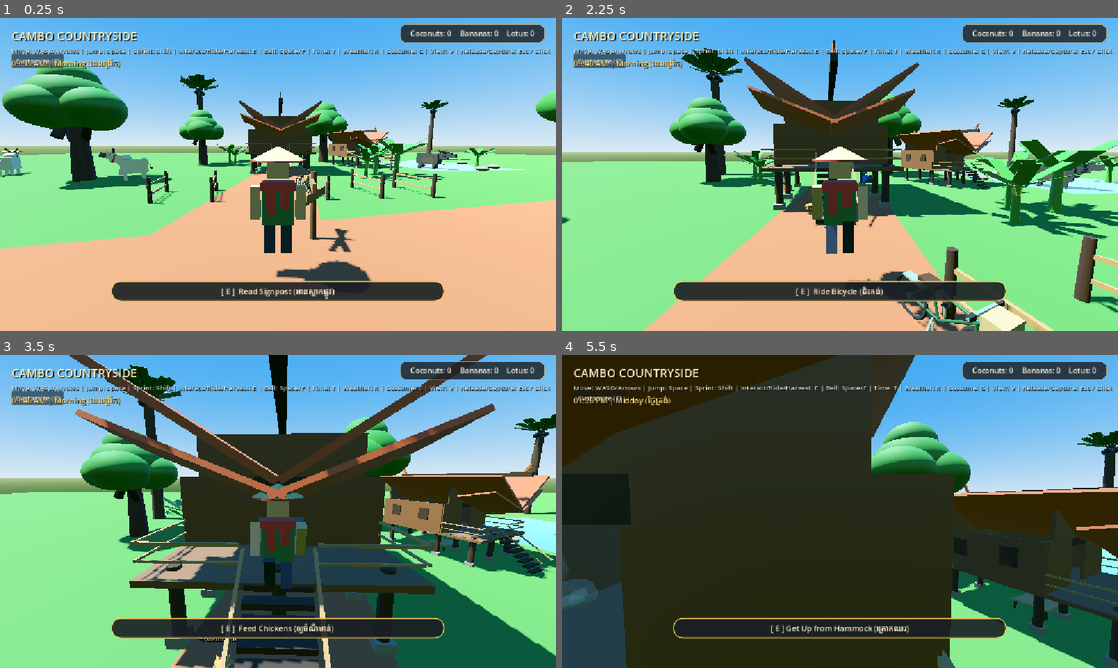
Above: before the commit, frames 1-4 (two rows, left to right).
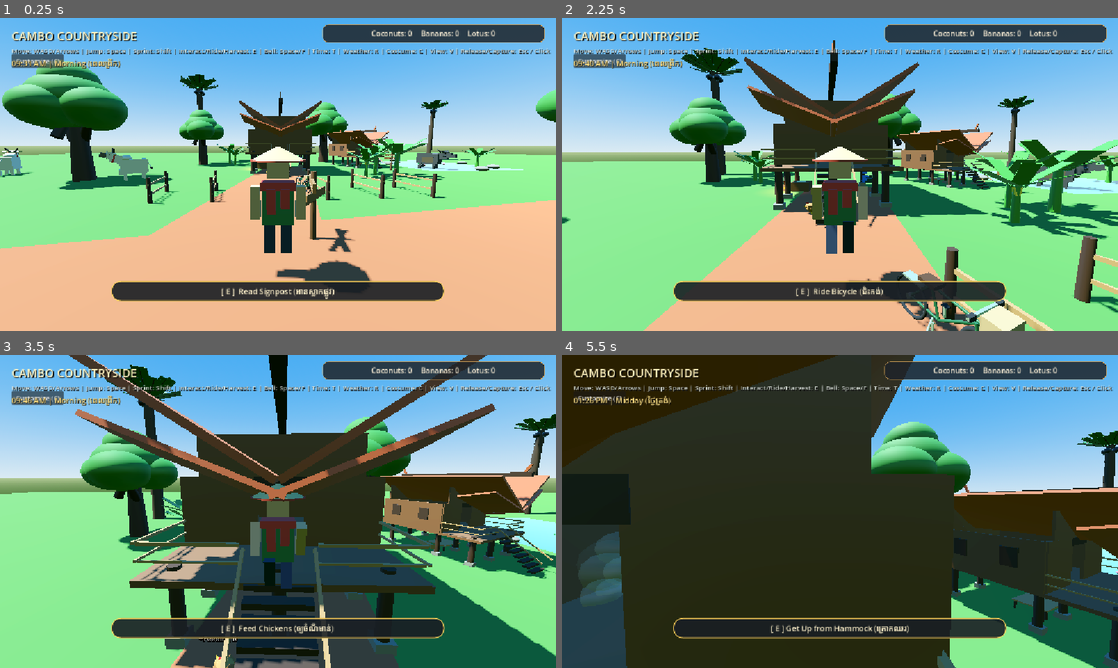
Above: after the commit, the same moments.

Repository: sreylinpo4-oss/cambo-countryside
Game: Godot game, scene res://Main.tscn
The game is run twice, just before and just after one commit, with the same random seed, the same clock (stepped at 60 frames per second) and the same inputs.
Inputs (mouse positions are in pixels of both pictures, inside the frame that each line leads up to):
- Up to frame 1 (0.25 s): no input
- Up to frame 2 (2.25 s): tap Enter (ui_accept) at 0.5, 0.77, 1.07, 1.52, 1.55, 1.82 s; move the mouse to (867, 174) at 0.52 s; hold Space 0.53-1.28 s; hold Up (ui_up) from 0.53 s (still down); click (867, 174) at 0.67 s; tap E at 0.8, 1.35 s; move the mouse to (812, 174) at 1.27 s; click (812, 174) at 1.42 s; move the mouse to (851, 168) at 2.02 s; hold Enter (ui_accept) from 2.03 s (still down); click (851, 168) at 2.17 s
- Up to frame 3 (3.5 s): keep holding Up (ui_up); tap Space at 2.3, 2.85 s; move the mouse to (272, 517) at 2.77 s; release Enter (ui_accept) at 2.78 s; click (272, 517) at 2.92 s; tap Enter (ui_accept) at 3.02, 3.32 s; tap E at 3.05 s
- Up to frame 4 (5.5 s): move the mouse to (878, 514) at 3.52 s; hold Enter (ui_accept) 3.53-4.25 s; tap E at 3.6, 5.3 s; click (878, 514) at 3.67 s; tap Escape (ui_cancel) at 4.15 s; release Up (ui_up) at 4.25 s; drag from (673, 464) to (756, 433) at 4.27 s; move the mouse to (845, 511) at 5.02 s; hold Up (ui_up) from 5.03 s (still down); tap T at 5.1 s; click (845, 511) at 5.17 s

The runs differ from the first frame. In frame 1, 1.2% of the frame differs, in the area x 43-98%, y 2-49%; in frame 2, 1.3%; in frame 3, 1.1%; in frame 4, 2.2%, in the area x 0-98%, y 2-81%.

Commit message:
Step 3: Add Traditional Clay Stove Cooking Station with Chek Ang, Kralan, Lotus Tea, sizzle SFX, and food buffs

Diff:
--- a/main.gd
+++ b/main.gd
@@ -12,6 +12,7 @@
 const CountrysideSmokeFX = preload("res://scripts/smoke_fx.gd")
 const CountrysideSignpost = preload("res://scripts/signpost.gd")
 const WeatherSystem = preload("res://scripts/weather_system.gd")
+const CountrysideCookingStation = preload("res://scripts/cooking_station.gd")
 
 # Cambo Countryside - Main World Controller
 var day_night: DayNightCycle
@@ -35,7 +36,7 @@
 	_spawn_chickens()
 	_spawn_harvestables()
 	_spawn_fireflies()
-	_spawn_smoke_fx()
+	_spawn_cooking_station()
 	_spawn_signposts()
 
 	# 4. Enhance HUD with Time Display & Key Guides
@@ -250,44 +251,13 @@
 	add_child(ff4)
 
 
-func _spawn_smoke_fx() -> void:
-	# Clay stove cooking hearth near the stilt house
-	var hearth = Node3D.new()
-	hearth.name = "VillageCookingHearth"
-	hearth.position = Vector3(-21.8, 0.05, 8.2)
-	add_child(hearth)
-
-	# Clay stove base mesh
-	var stove_mesh := CylinderMesh.new()
-	stove_mesh.top_radius = 0.32
-	stove_mesh.bottom_radius = 0.36
-	stove_mesh.height = 0.42
-	var stove_inst := MeshInstance3D.new()
-	stove_inst.mesh = stove_mesh
-	stove_inst.position.y = 0.21
-	var stove_mat := StandardMaterial3D.new()
-	stove_mat.albedo_color = Color(0.68, 0.42, 0.28) # Terracotta clay
-	stove_mat.roughness = 0.92
-	stove_inst.material_override = stove_mat
-	hearth.add_child(stove_inst)
-
-	# Clay cooking pot on top
-	var pot_mesh := CylinderMesh.new()
-	pot_mesh.top_radius = 0.26
-	pot_mesh.bottom_radius = 0.22
-	pot_mesh.height = 0.28
-	var pot_inst := MeshInstance3D.new()
-	pot_inst.mesh = pot_mesh
-	pot_inst.position.y = 0.52
-	var pot_mat := StandardMaterial3D.new()
-	pot_mat.albedo_color = Color(0.22, 0.20, 0.18) # Soot blackened clay pot
-	pot_inst.material_override = pot_mat
-	hearth.add_child(pot_inst)
-
-	# Smoke FX rising from the pot
-	var smoke = CountrysideSmokeFX.new()
-	smoke.position = Vector3(0, 0.65, 0)
-	hearth.add_child(smoke)
+func _spawn_cooking_station() -> void:
+	# Traditional clay stove cooking station with prep table & smoke under stilt house
+	var station = CountrysideCookingStation.new()
+	station.name = "VillageCookingStation"
+	station.position = Vector3(-21.8, 0.05, 8.2)
+	station.rotation_degrees.y = 75.0
+	add_child(station)
 
 
 func _spawn_signposts() -> void:
--- a/player.gd
+++ b/player.gd
@@ -110,6 +110,14 @@
 var lbl_coconuts: Label
 var lbl_bananas: Label
 var lbl_lotus: Label
+
+# Active Food Buffs & Cooking State
+var is_cooking: bool = false
+var speed_buff_timer: float = 0.0
+var speed_buff_mult: float = 1.0
+var jump_buff_timer: float = 0.0
+var jump_buff_mult: float = 1.0
+var buff_label: Label
 
 # Footstep Audio Timer
 var footstep_timer: float = 0.0
@@ -642,7 +650,7 @@
 func _input(event: InputEvent) -> void:
 	# Clicking anywhere in the window while in exploration mode captures the mouse
 	if event is InputEventMouseButton and event.pressed:
-		if not is_customizing and Input.mouse_mode != Input.MOUSE_MODE_CAPTURED:
+		if not is_customizing and not is_cooking and Input.mouse_mode != Input.MOUSE_MODE_CAPTURED:
 			# If user clicked on the QuickCustomizeButton, let the button handle it
 			if custom_ui != null:
 				var hud_btn = custom_ui.get_node_or_null("QuickCustomizeButton") as Button
@@ -652,10 +660,18 @@
 
 
 func _unhandled_input(event: InputEvent) -> void:
-	# UI cancel (Escape key): close customization or release mouse
+	# UI cancel (Escape key): close customization, close cooking, or release mouse
 	if event.is_action_pressed("ui_cancel"):
 		if is_customizing:
 			toggle_customization()
+			return
+		elif is_cooking:
+			var stations = get_tree().get_nodes_in_group("cooking_stations")
+			for st in stations:
+				if st.has_method("_close_cooking_menu"):
+					st._close_cooking_menu()
+			is_cooking = false
+			capture_mouse()
 			return
 		else:
 			release_mouse()
@@ -724,10 +740,31 @@
 
 
 func _physics_process(delta: float) -> void:
-	# When customizing, freeze movement
-	if is_customizing:
+	# When customizing or cooking, freeze movement
+	if is_customizing or is_cooking:
 		velocity = Vector3.ZERO
 		return
+
+	# Handle active food buffs
+	var active_buff_strings = []
+	if speed_buff_timer > 0.0:
+		speed_buff_timer -= delta
+		active_buff_strings.append("Speed +" + str(int((speed_buff_mult - 1.0) * 100)) + "% (" + str(int(speed_buff_timer)) + "s)")
+	else:
+		speed_buff_mult = 1.0
+
+	if jump_buff_timer > 0.0:
+		jump_buff_timer -= delta
+		active_buff_strings.append("Jump +" + str(int((jump_buff_mult - 1.0) * 100)) + "% (" + str(int(jump_buff_timer)) + "s)")
+	else:
+		jump_buff_mult = 1.0
+
+	if buff_label:
+		if active_buff_strings.size() > 0:
+			buff_label.text = "Buff: " + " | ".join(active_buff_strings)
+			buff_label.visible = true
+		else:
+			buff_label.visible = false
 
 	# 1. MOUNTED ON VEHICLE OR IN HAMMOCK
 	if current_vehicle != null and is_instance_valid(current_vehicle):
@@ -772,13 +809,13 @@
 			velocity.y = 0
 		# Jump (Spacebar)
 		if Input.is_action_just_pressed("ui_accept") or Input.is_key_pressed(KEY_SPACE):
-			velocity.y = jump_velocity
+			velocity.y = jump_velocity * jump_buff_mult
 
 	# Sprint (Shift)
-	var current_speed = move_speed
+	var current_speed = move_speed * speed_buff_mult
 	var is_sprinting = Input.is_key_pressed(KEY_SHIFT)
 	if is_sprinting:
-		current_speed = sprint_speed
+		current_speed = sprint_speed * speed_buff_mult
 
 	# Input movement (WASD + Arrows)
 	var input_x: float = 0.0
@@ -891,7 +928,7 @@
 	inv_panel.add_theme_stylebox_override("panel", style)
 
 	inv_panel.set_anchors_preset(Control.PRESET_TOP_RIGHT)
-	inv_panel.anchor_left = 0.72
+	inv_panel.anchor_left = 0.58
 	inv_panel.anchor_right = 0.98
 	inv_panel.anchor_top = 0.02
 	inv_panel.anchor_bottom = 0.075
@@ -923,6 +960,19 @@
 	lbl_lotus.add_theme_color_override("font_color", Color(1.0, 0.95, 0.85))
 	hbox.add_child(lbl_lotus)
 
+	# Active Buff Display Badge
+	buff_label = Label.new()
+	buff_label.name = "BuffStatus"
+	buff_label.mouse_filter = Control.MOUSE_FILTER_IGNORE
+	buff_label.text = ""
+	buff_label.visible = false
+	buff_label.add_theme_font_size_override("font_size", 14)
+	buff_label.add_theme_color_override("font_color", Color(0.72, 1.0, 0.55))
+	buff_label.add_theme_color_override("font_shadow_color", Color(0, 0, 0, 0.85))
+	buff_label.add_theme_constant_override("shadow_offset_x", 1)
+	buff_label.add_theme_constant_override("shadow_offset_y", 1)
+	hbox.add_child(buff_label)
+
 	custom_ui.add_child(inv_panel)
 
 
@@ -930,6 +980,55 @@
 	if inventory.has(item):
 		inventory[item] += amount
 		update_inventory_ui()
+
+
+func has_item(item: String, amount: int = 1) -> bool:
+	return inventory.has(item) and inventory[item] >= amount
+
+
+func remove_inventory(item: String, amount: int = 1) -> bool:
+	if has_item(item, amount):
+		inventory[item] -= amount
+		update_inventory_ui()
+		return true
+	return false
+
+
+func apply_food_buff(buff_name: String, duration: float, mult: float, desc: String) -> void:
+	if buff_name == "speed":
+		speed_buff_mult = mult
+		speed_buff_timer = duration
+	elif buff_name == "jump":
+		jump_buff_mult = mult
+		jump_buff_timer = duration
+	elif buff_name == "serenity":
+		speed_buff_mult = 1.30
+		jump_buff_mult = 1.30
+		speed_buff_timer = duration
+		jump_buff_timer = duration
+
+	AudioSynth.play("eat", 2.0)
+
+	if custom_ui:
+		var banner = Label.new()
+		banner.text = desc
+		banner.horizontal_alignment = HORIZONTAL_ALIGNMENT_CENTER
+		banner.add_theme_font_size_override("font_size", 18)
+		banner.add_theme_color_override("font_color", Color(1.0, 0.95, 0.6))
+		banner.add_theme_color_override("font_shadow_color", Color(0, 0, 0, 0.85))
+		banner.add_theme_constant_override("shadow_offset_x", 1)
+		banner.add_theme_constant_override("shadow_offset_y", 1)
+		banner.mouse_filter = Control.MOUSE_FILTER_IGNORE
+		banner.set_anchors_preset(Control.PRESET_CENTER_TOP)
+		banner.anchor_left = 0.2
+		banner.anchor_right = 0.8
+		banner.anchor_top = 0.16
+		custom_ui.add_child(banner)
+
+		var tw = custom_ui.create_tween()
+		tw.tween_interval(3.2)
+		tw.tween_property(banner, "modulate:a", 0.0, 1.0)
+		tw.tween_callback(banner.queue_free)
 
 
 func update_inventory_ui() -> void:
--- a/scripts/audio_synth.gd
+++ b/scripts/audio_synth.gd
@@ -28,6 +28,8 @@
 	sound_cache["pagoda_bell"] = _synth_pagoda_bell()
 	sound_cache["rain"] = _synth_rain()
 	sound_cache["thunder"] = _synth_thunder()
+	sound_cache["sizzle"] = _synth_sizzle()
+	sound_cache["eat"] = _synth_eat()
 
 	# Create pool of AudioStreamPlayers
 	for i in range(8):
@@ -489,3 +491,62 @@
 	var wav = _build_wav(total_samples)
 	wav.data = data
 	return wav
+
+
+static func _synth_sizzle() -> AudioStreamWAV:
+	# Sizzling hot charcoal / pan sound
+	var duration = 1.3
+	var total_samples = int(MIX_RATE * duration)
+	var data = PackedByteArray()
+	data.resize(total_samples * 2)
+
+	var last_val = 0.0
+	for i in range(total_samples):
+		var t = float(i) / MIX_RATE
+		var env = sin(PI * (t / duration))
+		var white = randf_range(-1.0, 1.0)
+		var high = white - last_val
+		last_val = white
+
+		var pop = 0.0
+		if (i % 220) == 0 and randf() > 0.4:
+			pop = randf_range(-0.7, 0.7)
+
+		var val = clampf((high * 0.45 + pop * 0.55) * env, -1.0, 1.0)
+		var ival = clampi(int(val * 28000.0), -32768, 32767)
+		var uval = ival if ival >= 0 else ival + 65536
+		data[i * 2] = uval & 0xFF
+		data[i * 2 + 1] = (uval >> 8) & 0xFF
+
+	var wav = _build_wav(total_samples)
+	wav.data = data
+	return wav
+
+
+static func _synth_eat() -> AudioStreamWAV:
+	# Crisp bite and munch sound
+	var duration = 0.65
+	var total_samples = int(MIX_RATE * duration)
+	var data = PackedByteArray()
+	data.resize(total_samples * 2)
+
+	for i in range(total_samples):
+		var t = float(i) / MIX_RATE
+		var val = 0.0
+		if t < 0.28:
+			var env = exp(-t * 22.0)
+			val += randf_range(-0.7, 0.7) * env
+		if t >= 0.22 and t < 0.55:
+			var t2 = t - 0.22
+			var env2 = exp(-t2 * 20.0)
+			val += randf_range(-0.6, 0.6) * env2
+
+		val = clampf(val * 0.75, -1.0, 1.0)
+		var ival = clampi(int(val * 30000.0), -32768, 32767)
+		var uval = ival if ival >= 0 else ival + 65536
+		data[i * 2] = uval & 0xFF
+		data[i * 2 + 1] = (uval >> 8) & 0xFF
+
+	var wav = _build_wav(total_samples)
+	wav.data = data
+	return wav
--- /dev/null
+++ b/scripts/cooking_station.gd
@@ -0,0 +1,318 @@
+extends StaticBody3D
+class_name CountrysideCookingStation
+
+const AudioSynth = preload("res://scripts/audio_synth.gd")
+const CountrysideSmokeFX = preload("res://scripts/smoke_fx.gd")
+
+var is_interactable: bool = true
+var interact_prompt: String = "Cook at Clay Stove (ធ្វើម្ហូបនៅចង្ក្រាន)"
+
+var current_player: Node = null
+var cooking_ui: CanvasLayer = null
+var cooking_panel: PanelContainer = null
+var ingredients_label: Label = null
+var btn_chek_ang: Button = null
+var btn_kralan: Button = null
+var btn_lotus_tea: Button = null
+
+func _ready() -> void:
+	add_to_group("interactables")
+	_build_station_mesh()
+
+
+func _build_station_mesh() -> void:
+	# 1. Terracotta Clay Stove (Chhangkran)
+	var stove_mesh := CylinderMesh.new()
+	stove_mesh.top_radius = 0.36
+	stove_mesh.bottom_radius = 0.40
+	stove_mesh.height = 0.45
+	var stove := MeshInstance3D.new()
+	stove.mesh = stove_mesh
+	stove.position = Vector3(0, 0.22, 0)
+	var stove_mat := StandardMaterial3D.new()
+	stove_mat.albedo_color = Color(0.72, 0.45, 0.30) # Terracotta clay
+	stove_mat.roughness = 0.94
+	stove.material_override = stove_mat
+	add_child(stove)
+
+	# Charcoal opening / mouth in stove
+	var opening_mesh := BoxMesh.new()
+	opening_mesh.size = Vector3(0.24, 0.20, 0.24)
+	var opening := MeshInstance3D.new()
+	opening.mesh = opening_mesh
+	opening.position = Vector3(0, 0.18, 0.26)
+	var charcoal_mat := StandardMaterial3D.new()
+	charcoal_mat.albedo_color = Color(0.12, 0.10, 0.08)
+	charcoal_mat.emission_enabled = true
+	charcoal_mat.emission = Color(0.95, 0.40, 0.10) # Glowing charcoal embers
+	charcoal_mat.emission_energy_multiplier = 1.8
+	opening.material_override = charcoal_mat
+	add_child(opening)
+
+	# Charcoal ember light
+	var ember_light := OmniLight3D.new()
+	ember_light.light_color = Color(1.0, 0.55, 0.2)
+	ember_light.light_energy = 0.9
+	ember_light.omni_range = 2.5
+	ember_light.position = Vector3(0, 0.25, 0.3)
+	add_child(ember_light)
+
+	# Clay cooking pot on top
+	var pot_mesh := CylinderMesh.new()
+	pot_mesh.top_radius = 0.30
+	pot_mesh.bottom_radius = 0.24
+	pot_mesh.height = 0.32
+	var pot := MeshInstance3D.new()
+	pot.mesh = pot_mesh
+	pot.position = Vector3(0, 0.56, 0)
+	var pot_mat := StandardMaterial3D.new()
+	pot_mat.albedo_color = Color(0.22, 0.19, 0.16) # Soot darkened cooking clay
+	pot.material_override = pot_mat
+	add_child(pot)
+
+	# 2. Rustic Wooden Food Prep Table (Krea) beside stove
+	var table := MeshInstance3D.new()
+	var table_mesh := BoxMesh.new()
+	table_mesh.size = Vector3(1.4, 0.65, 0.9)
+	table.mesh = table_mesh
+	table.position = Vector3(1.1, 0.32, 0)
+	var wood_mat := StandardMaterial3D.new()
+	wood_mat.albedo_color = Color(0.45, 0.30, 0.18)
+	wood_mat.roughness = 0.85
+	table.material_override = wood_mat
+	add_child(table)
+
+	# Banana leaf plate on table
+	var leaf := MeshInstance3D.new()
+	var leaf_mesh := PlaneMesh.new()
+	leaf_mesh.size = Vector2(0.65, 0.45)
+	leaf.mesh = leaf_mesh
+	leaf.position = Vector3(1.1, 0.66, 0)
+	var leaf_mat := StandardMaterial3D.new()
+	leaf_mat.albedo_color = Color(0.24, 0.55, 0.20)
+	leaf_mat.roughness = 0.4
+	leaf.material_override = leaf_mat
+	add_child(leaf)
+
+	# 3. Rising Cooking Smoke
+	var smoke = CountrysideSmokeFX.new()
+	smoke.position = Vector3(0, 0.72, 0)
+	add_child(smoke)
+
+	# 4. Collision shape
+	var col := CollisionShape3D.new()
+	var box := BoxShape3D.new()
+	box.size = Vector3(2.5, 1.2, 1.5)
+	col.shape = box
+	col.position = Vector3(0.5, 0.6, 0)
+	add_child(col)
+
+
+func interact(player: Node) -> void:
+	current_player = player
+	_open_cooking_menu()
+
+
+func _open_cooking_menu() -> void:
+	if not current_player:
+		return
+
+	if current_player.has_method("release_mouse"):
+		current_player.release_mouse()
+	if "is_cooking" in current_player:
+		current_player.is_cooking = true
+
+	if cooking_ui:
+		cooking_ui.queue_free()
+
+	cooking_ui = CanvasLayer.new()
+	cooking_ui.name = "CookingUIOverlay"
+	add_child(cooking_ui)
+
+	cooking_panel = PanelContainer.new()
+	cooking_panel.name = "CookingPanel"
+
+	var style := StyleBoxFlat.new()
+	style.bg_color = Color(0.12, 0.14, 0.16, 0.95)
+	style.set_corner_radius_all(14)
+	style.set_content_margin_all(20)
+	style.border_width_left = 2
+	style.border_width_top = 2
+	style.border_width_right = 2
+	style.border_width_bottom = 2
+	style.border_color = Color(0.9, 0.65, 0.35, 0.85)
+	cooking_panel.add_theme_stylebox_override("panel", style)
+
+	cooking_panel.set_anchors_preset(Control.PRESET_CENTER)
+	cooking_panel.anchor_left = 0.28
+	cooking_panel.anchor_right = 0.72
+	cooking_panel.anchor_top = 0.12
+	cooking_panel.anchor_bottom = 0.88
+	cooking_ui.add_child(cooking_panel)
+
+	var scroll := ScrollContainer.new()
+	scroll.horizontal_scroll_mode = ScrollContainer.SCROLL_MODE_DISABLED
+	cooking_panel.add_child(scroll)
+
+	var vbox := VBoxContainer.new()
+	vbox.add_theme_constant_override("separation", 14)
+	scroll.add_child(vbox)
+
+	# Header Title
+	var title := Label.new()
+	title.text = "COUNTRYSIDE CLAY STOVE\nចង្ក្រានដីស្រុកស្រែ"
+	title.horizontal_alignment = HORIZONTAL_ALIGNMENT_CENTER
+	title.add_theme_font_size_override("font_size", 20)
+	title.add_theme_color_override("font_color", Color(1.0, 0.92, 0.7))
+	vbox.add_child(title)
+
+	var sep1 := HSeparator.new()
+	vbox.add_child(sep1)
+
+	# Available Ingredients
+	ingredients_label = Label.new()
+	ingredients_label.horizontal_alignment = HORIZONTAL_ALIGNMENT_CENTER
+	ingredients_label.add_theme_font_size_override("font_size", 14)
+	ingredients_label.add_theme_color_override("font_color", Color(0.85, 0.92, 0.85))
+	vbox.add_child(ingredients_label)
+
+	var sep2 := HSeparator.new()
+	vbox.add_child(sep2)
+
+	# Recipe 1: Grilled Bananas (Chek Ang)
+	btn_chek_ang = _create_recipe_row(
+		vbox,
+		"Grilled Bananas (ចេកអាំង)",
+		"Ingredients: 2 Bananas, 1 Coconut\nBuff: Energy Boost (+40% Sprint Speed for 60s)",
+		func(): _cook_dish("Chek Ang", {"banana": 2, "coconut": 1}, "speed", 60.0, 1.40, "Ate Grilled Bananas! Sprint Speed +40% (60s)")
+	)
+
+	# Recipe 2: Bamboo Sticky Rice (Kralan)
+	btn_kralan = _create_recipe_row(
+		vbox,
+		"Bamboo Sticky Rice (ក្រឡាន)",
+		"Ingredients: 2 Coconuts, 1 Banana\nBuff: Strong Legs (+50% Jump Height for 60s)",
+		func(): _cook_dish("Kralan", {"coconut": 2, "banana": 1}, "jump", 60.0, 1.50, "Ate Bamboo Sticky Rice! Jump Height +50% (60s)")
+	)
+
+	# Recipe 3: Sacred Lotus Tea (Te Phka Chhouk)
+	btn_lotus_tea = _create_recipe_row(
+		vbox,
+		"Sacred Lotus Petal Tea (តែផ្កាឈូក)",
+		"Ingredients: 2 Lotus Blossoms\nBuff: Serenity (+30% Speed & Jump for 60s)",
+		func(): _cook_dish("Lotus Tea", {"lotus": 2}, "serenity", 60.0, 1.30, "Drank Sacred Lotus Tea! Speed & Jump +30% (60s)")
+	)
+
+	var sep3 := HSeparator.new()
+	vbox.add_child(sep3)
+
+	# Close Button
+	var btn_close := Button.new()
+	btn_close.text = "Close Kitchen (បិទ)"
+	btn_close.add_theme_font_size_override("font_size", 15)
+	btn_close.pressed.connect(_close_cooking_menu)
+	vbox.add_child(btn_close)
+
+	_update_menu_state()
+
+
+func _create_recipe_row(parent: VBoxContainer, recipe_title: String, recipe_desc: String, on_cook: Callable) -> Button:
+	var card := PanelContainer.new()
+	var card_style := StyleBoxFlat.new()
+	card_style.bg_color = Color(0.18, 0.20, 0.22, 0.9)
+	card_style.set_corner_radius_all(8)
+	card_style.set_content_margin_all(10)
+	card.add_theme_stylebox_override("panel", card_style)
+	parent.add_child(card)
+
+	var hbox := HBoxContainer.new()
+	hbox.add_theme_constant_override("separation", 12)
+	card.add_child(hbox)
+
+	var text_vbox := VBoxContainer.new()
+	text_vbox.size_flags_horizontal = Control.SIZE_EXPAND_FILL
+	hbox.add_child(text_vbox)
+
+	var lbl_name := Label.new()
+	lbl_name.text = recipe_title
+	lbl_name.add_theme_font_size_override("font_size", 15)
+	lbl_name.add_theme_color_override("font_color", Color(1.0, 0.90, 0.65))
+	text_vbox.add_child(lbl_name)
+
+	var lbl_info := Label.new()
+	lbl_info.text = recipe_desc
+	lbl_info.add_theme_font_size_override("font_size", 12)
+	lbl_info.add_theme_color_override("font_color", Color(0.85, 0.88, 0.85))
+	text_vbox.add_child(lbl_info)
+
+	var cook_btn := Button.new()
+	cook_btn.text = "Cook (ធ្វើ)"
+	cook_btn.add_theme_font_size_override("font_size", 14)
+	cook_btn.pressed.connect(on_cook)
+	hbox.add_child(cook_btn)
+
+	return cook_btn
+
+
+func _update_menu_state() -> void:
+	if not current_player:
+		return
+
+	var inv = current_player.get("inventory")
+	if inv is Dictionary:
+		var c = inv.get("coconut", 0)
+		var b = inv.get("banana", 0)
+		var l = inv.get("lotus", 0)
+		if ingredients_label:
+			ingredients_label.text = "Your Ingredients: Coconuts: %d | Bananas: %d | Lotus: %d" % [c, b, l]
+
+		if btn_chek_ang:
+			btn_chek_ang.disabled = not (b >= 2 and c >= 1)
+		if btn_kralan:
+			btn_kralan.disabled = not (c >= 2 and b >= 1)
+		if btn_lotus_tea:
+			btn_lotus_tea.disabled = not (l >= 2)
+
+
+func _cook_dish(dish_name: String, cost: Dictionary, buff_type: String, duration: float, mult: float, toast_desc: String) -> void:
+	if not current_player:
+		return
+
+	# Verify and consume
+	for item in cost:
+		if not current_player.has_item(item, cost[item]):
+			return
+
+	for item in cost:
+		current_player.remove_inventory(item, cost[item])
+
+	# Sound & effects
+	AudioSynth.play("sizzle", 3.0)
+	current_player.apply_food_buff(buff_type, duration, mult, toast_desc)
+
+	# Floating notification above stove
+	var label = Label3D.new()
+	label.text = "Cooked " + dish_name + "!"
+	label.font_size = 32
+	label.billboard = BaseMaterial3D.BILLBOARD_ENABLED
+	label.position = global_position + Vector3(0, 1.4, 0)
+	get_parent().add_child(label)
+
+	var tw = create_tween()
+	tw.tween_property(label, "position:y", label.position.y + 1.0, 1.2)
+	tw.parallel().tween_property(label, "modulate:a", 0.0, 1.2)
+	tw.tween_callback(label.queue_free)
+
+	_update_menu_state()
+
+
+func _close_cooking_menu() -> void:
+	if current_player:
+		if "is_cooking" in current_player:
+			current_player.is_cooking = false
+		if current_player.has_method("capture_mouse"):
+			current_player.capture_mouse()
+
+	if cooking_ui:
+		cooking_ui.queue_free()
+		cooking_ui = null
